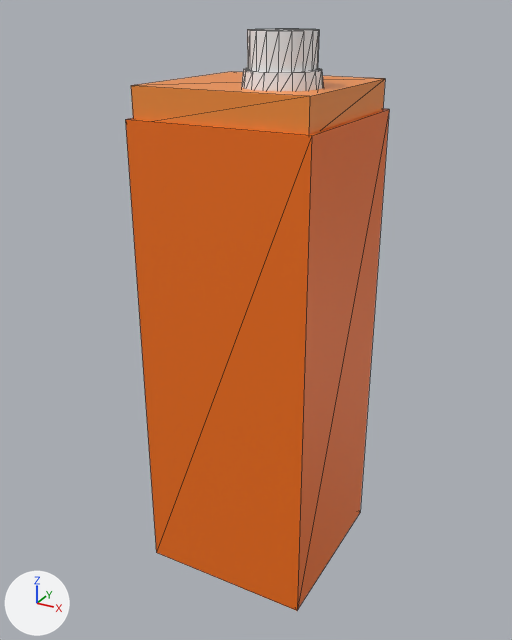
A saved change to the glTF model public/models/products/beverages/juice-carton.glb.
The view is the same before and after, from a 50 mm camera at (0.136, -0.253, 0.243) aimed at (-0.003, -0.002, 0.117). Lighting does not change. The marker at lower left points along +X, +Y and +Z. The picture after the commit comes second. Mesh edges are drawn as thin lines. Where no turn or scale is listed for an object, it has been applied to the vertices. Vertices at exactly the same position are counted once.

The first picture shows 'Carton_Box', 'Carton_Top_Bevel', 'Spout_Cap', 'Spout_Collar'.
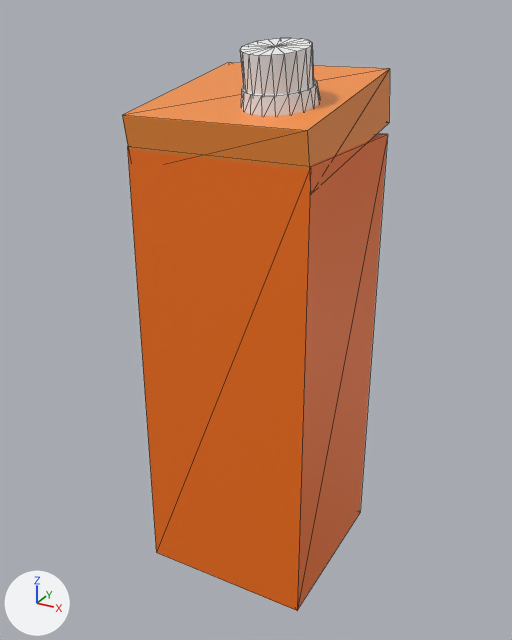
Where the newer file only moved an object's origin or applied its transform, the numbers keep the older frame.

Changed parts and their boxes [x1, y1, x2, y2] in the pictures (512 x 640 px):
'Carton_Box', rescaled
    before: [125, 109, 389, 611]
    after: [127, 133, 388, 611]
'Carton_Sloped_Top', added (orange)
    after: [122, 62, 390, 169]
'Carton_Top_Bevel', deleted (orange)
    before: [131, 72, 385, 134]
'Spout_Cap', moved, turned
    before: [247, 29, 319, 72]
    after: [240, 38, 314, 95]
'Spout_Collar', reshaped
    before: [241, 68, 323, 91]
    after: [241, 79, 320, 116]

Edits to the bpy script that builds the scene:
```text
Change mat_juicetop:
    mat_juicetop.roughness: 0.4 -> 0.38
Change me_carton_box_mesh:
    used by ob_carton_box; location = (0.0, 0.0, 0.1025)
    remove me_carton_box_mesh.from_pydata(...)  # 8 vertices, 12 faces; spans x -0.038..0.038, y -0.038..0.038, z -0.102..0.102
    add me_carton_box_mesh.from_pydata(...)  # 8 vertices, 12 faces; spans x -0.038..0.038, y -0.038..0.038, z -0.102..0.092
    me_carton_box_mesh part 1: the whole mesh is scaled about its middle by (1, 1, 0.951), then moved by (0.0, 0.0, -0.005)
Change me_spout_collar_mesh:
    used by ob_spout_collar; location = (0.015, -0.014, 0.219)
    remove me_spout_collar_mesh.from_pydata(...)  # 40 vertices, 72 faces; spans x -0.0148..0.0148, y -0.015..0.015, z -0.004..0.004
    add me_spout_collar_mesh.from_pydata(...)  # 40 vertices, 72 faces; spans x -0.0143..0.0143, y -0.016..0.013, z -0.0115..0.0014
    me_spout_collar_mesh part 2: the whole mesh is multiplied about its middle by the matrix ((0.966, 0.0, 0.0), (0.0, 0.95, -0.179), (0.0, 0.173, 0.984)), then moved by (0.0, -0.002, -0.005)
Add me_carton_sloped_top_mesh:
    me_carton_sloped_top_mesh.from_pydata([(0.0375, -0.0403, 0.0038), (0.0375, 0.0364, 0.0178), (0.0375, -0.0364, -0.0178), (0.0375, 0.0403, -0.0038), (-0.0375, 0.0364, 0.0178), (-0.0375, -0.0403, 0.0038), (-0.0375, 0.0403, -0.0038), (-0.0375, -0.0364, -0.0178)], [], [(0, 2, 1), (2, 3, 1), (4, 6, 5), (6, 7, 5), (4, 5, 1), (5, 0, 1), (7, 6, 2), (6, 3, 2), (5, 7, 0), (7, 2, 0), (1, 3, 4), (3, 6, 4)])
    me_carton_sloped_top_mesh.materials.append(mat_juicetop)  # orange #fb923c
Remove ob_carton_top_bevel:
    ob_carton_top_bevel = bpy.data.objects.new('Carton_Top_Bevel', me_carton_top_bevel_mesh)
    ob_carton_top_bevel.location = (0.0, 0.0, 0.21)
Change ob_spout_cap:
    ob_spout_cap.location: (0.015, -0.014, 0.228) -> (0.015, -0.018, 0.223)
    ob_spout_cap.rotation_euler: (0.0, 0.0, 0.0) -> (0.18, 0.0, 0.0)  # degrees (0, 0, 0) -> degrees (10, 0, 0)
Add ob_carton_sloped_top:
    ob_carton_sloped_top = bpy.data.objects.new('Carton_Sloped_Top', me_carton_sloped_top_mesh)
    ob_carton_sloped_top.location = (0.0, 0.0, 0.203)
```
